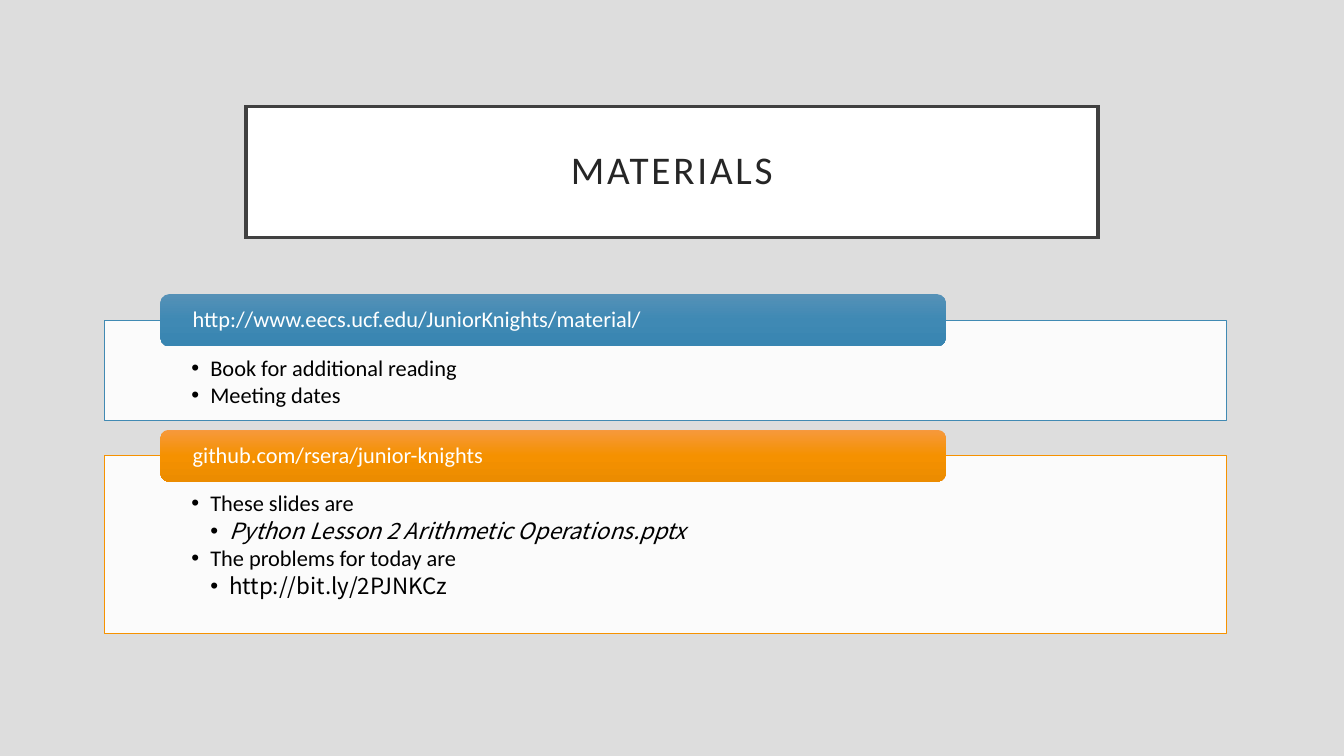
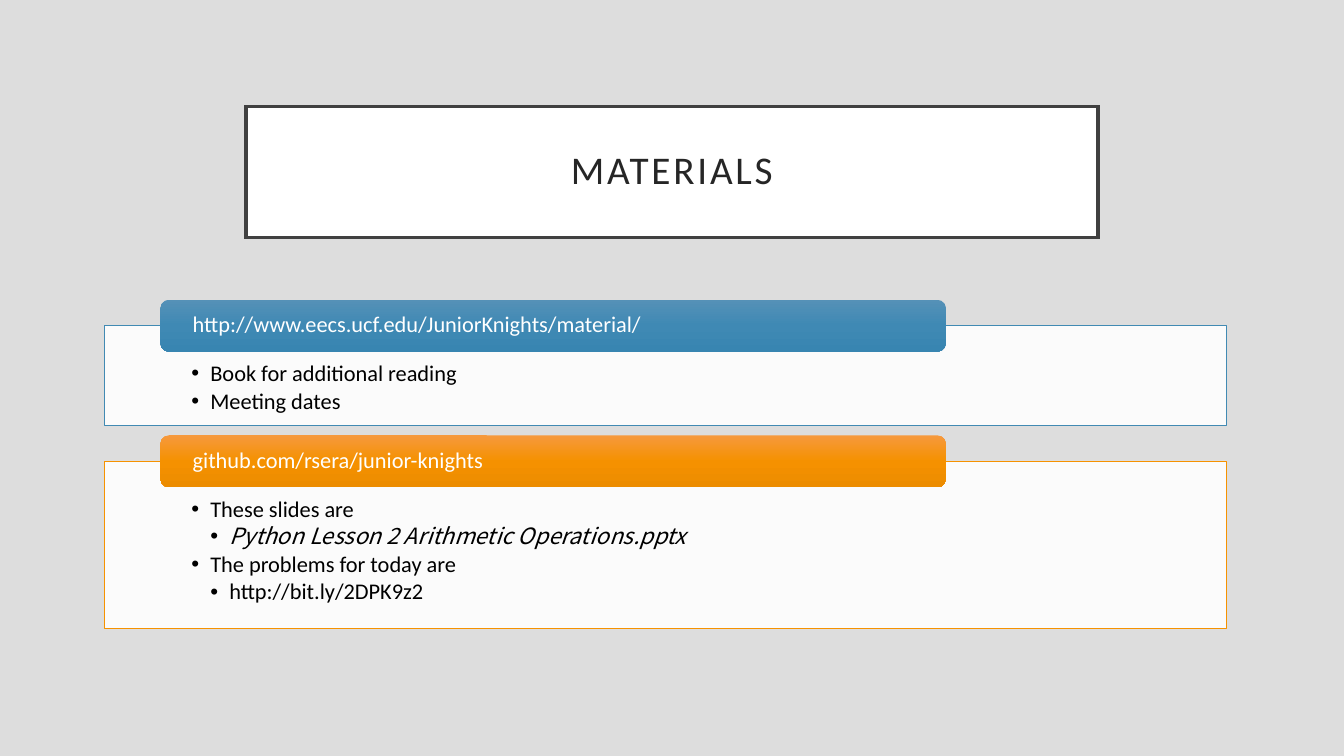
Before and after one commit to rsera/Junior-Knights, a slide deck: slide 29 of Python Lesson 2 Arithmetic Operations.pptx. Drawn at 1344x756 pixels with LibreOffice and Linux fonts; fonts in the diff are those of the drawing. Boxes give left, top, right and bottom in pixels: in the first picture for what was removed or moved away, otherwise in the second. Text is boxed around its words. In the diff, an @@ line names an element or a change of style, - is before the commit and + after.

```diff
--- a/Python Lesson 2 Arithmetic Operations.pptx
+++ b/Python Lesson 2 Arithmetic Operations.pptx
@@ 3 texts, 2 rounded rectangles, 1 rectangle: place and size @@
-3 texts, 2 rounded rectangles, 1 rectangle at (105, 294, 1227, 482)
+3 texts, 2 rounded rectangles, 1 rectangle at (105, 299, 1227, 488)
@@ rectangle: place and size @@
-rectangle at (105, 456, 1227, 633)
+rectangle at (105, 462, 1227, 628)
@@ text at (229, 583, 423, 603): text changed; font Noto Sans CJK SC to Calibri @@
-    • http://bit.ly/2PJNKCz
+    • http://bit.ly/2DPK9z2
```
Also in this commit, not shown: 1 other file.
